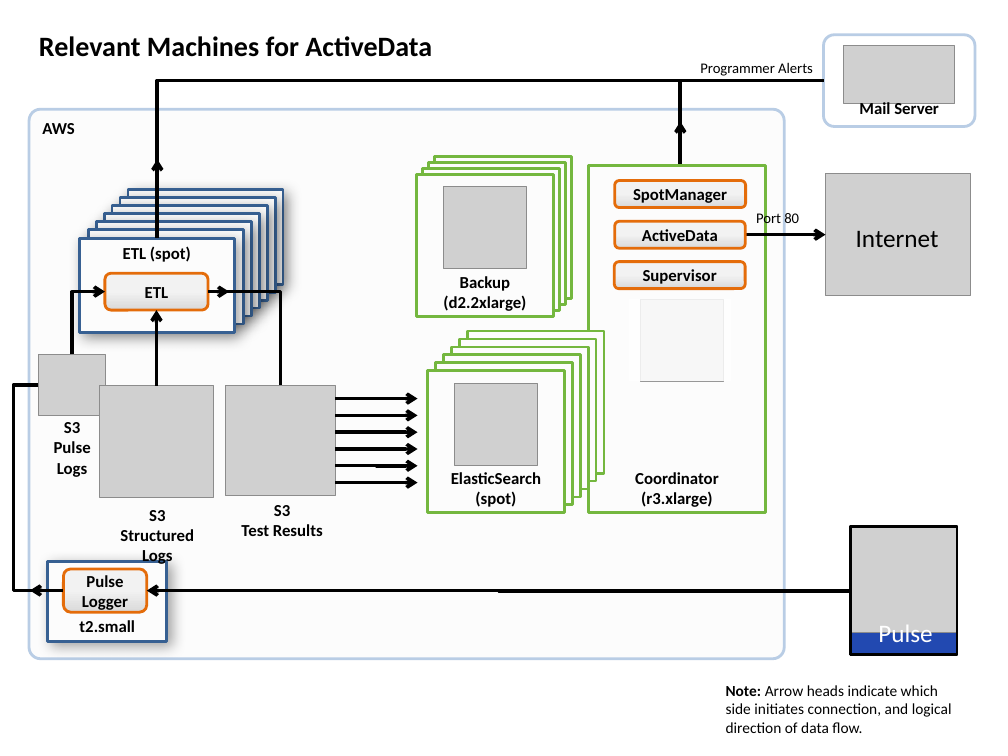
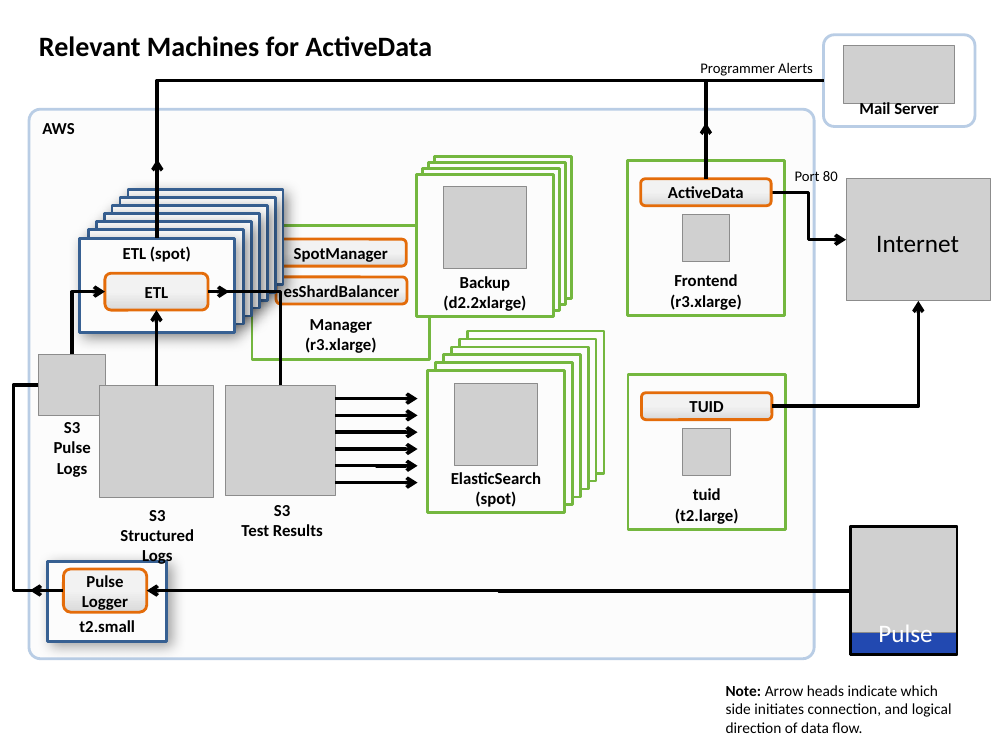
Before and after one commit to mozilla/ActiveData, a slide deck: slide 1 of docs/Architecture.pptx. Drawn at 1008x756 pixels with LibreOffice and Linux fonts; fonts in the diff are those of the drawing; grey boxes stand for pictures. Boxes give left, top, right and bottom in pixels: in the first picture for what was removed or moved away, otherwise in the second. Text is boxed around its words. In the diff, an @@ line names an element or a change of style, - is before the commit and + after.

```diff
--- a/docs/Architecture.pptx
+++ b/docs/Architecture.pptx
@@ elbow line moved from (824, 81) - (680, 222) to (824, 81) - (706, 178) @@
@@ rounded rectangle "AWS" resized from (x1=29, y1=109, x2=784, y2=658) to (x1=29, y1=109, x2=814, y2=658) @@
@@ elbow arrow moved from (680, 160) - (680, 122) to (706, 178) - (706, 123) @@
@@ rounded rectangle "Frontend (r3.xlarge)" resized from (x1=588, y1=165, x2=765, y2=512) to (x1=627, y1=160, x2=784, y2=316) @@
@@ rounded rectangle "ActiveData" moved from (x1=615, y1=222, x2=745, y2=249) to (x1=641, y1=178, x2=771, y2=206) @@
@@ text "Port 80" moved from (x1=756, y1=211, x2=799, y2=228) to (x1=795, y1=169, x2=838, y2=186) @@
@@ picture moved from (x1=826, y1=173, x2=970, y2=296) to (x1=846, y1=178, x2=990, y2=301) @@
@@ elbow arrow moved from (745, 235) - (826, 235) to (771, 193) - (846, 240) @@
@@ rounded rectangle added at (x1=252, y1=225, x2=429, y2=359), fill #FCFCFC, outline #74B73F 2 pt, 12 pt, text #000000, bold @@
+Manager
+(r3.xlarge)
@@ rounded rectangle "SpotManager" moved from (x1=615, y1=180, x2=746, y2=208) to (x1=275, y1=239, x2=406, y2=266) @@
@@ picture added at (x1=682, y1=215, x2=730, y2=262) @@
@@ text "Internet" moved from (x1=856, y1=231, x2=939, y2=247) to (x1=876, y1=236, x2=959, y2=252) @@
@@ rounded rectangle removed at (x1=614, y1=262, x2=745, y2=289) @@
-Supervisor
@@ rounded rectangle added at (x1=276, y1=277, x2=407, y2=304), fill gradient #F2F2F2 to #D9D9D9, outline #E46C0A 2 pt, 12 pt, text #000000, bold @@
+esShardBalancer
@@ rectangle removed at (x1=628, y1=299, x2=731, y2=381) @@
@@ picture removed at (x1=641, y1=299, x2=724, y2=381) @@
@@ text in rounded rectangle at (x1=670, y1=274, x2=741, y2=310): text changed @@
-Coordinator
-(r3.xlarge)
+Frontend
+(r3.xlarge)
@@ elbow arrow added from (772, 406) to (918, 301), #000000 2.5 pt @@
@@ rounded rectangle added at (x1=628, y1=374, x2=785, y2=529), fill #FCFCFC, outline #74B73F 2 pt, 12 pt, text #000000, bold @@
+tuid
+(t2.large)
@@ rounded rectangle added at (x1=641, y1=393, x2=771, y2=420), fill gradient #F2F2F2 to #D9D9D9, outline #E46C0A 2 pt, 12 pt, text #000000, bold @@
+TUID
@@ picture added at (x1=682, y1=428, x2=730, y2=476) @@
```
Also in this commit, not shown: 1 other file.
